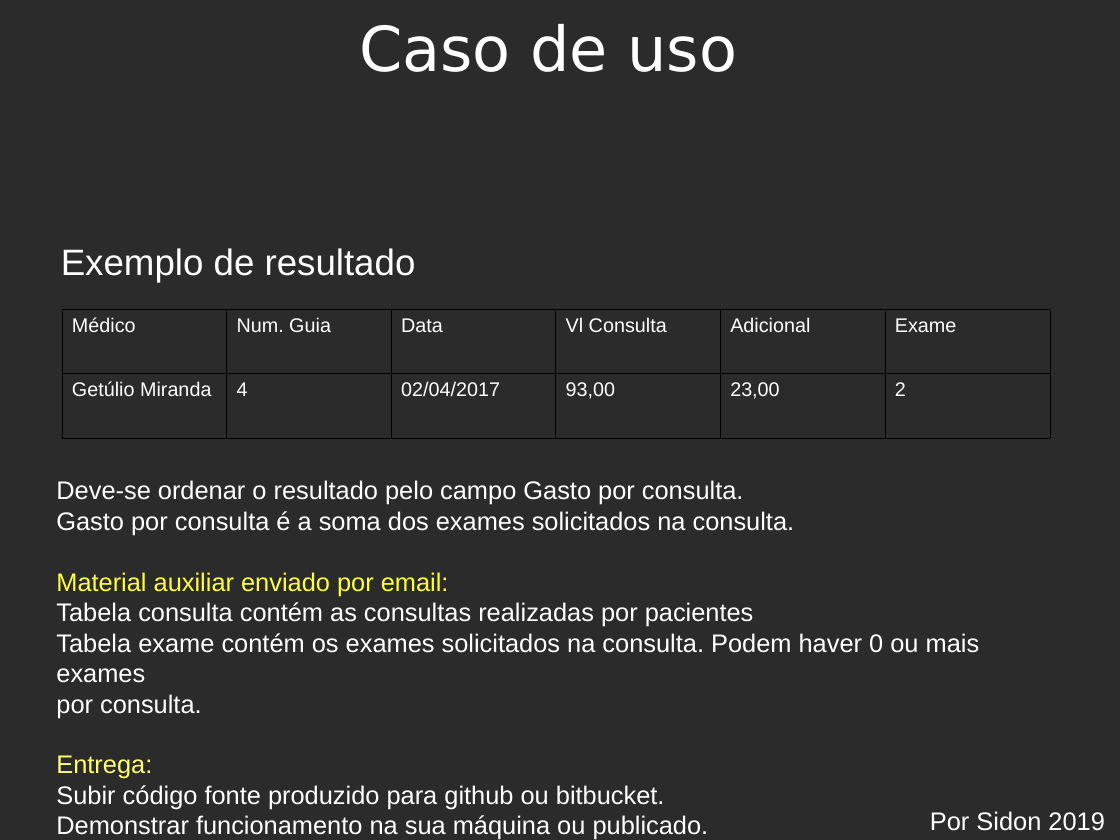
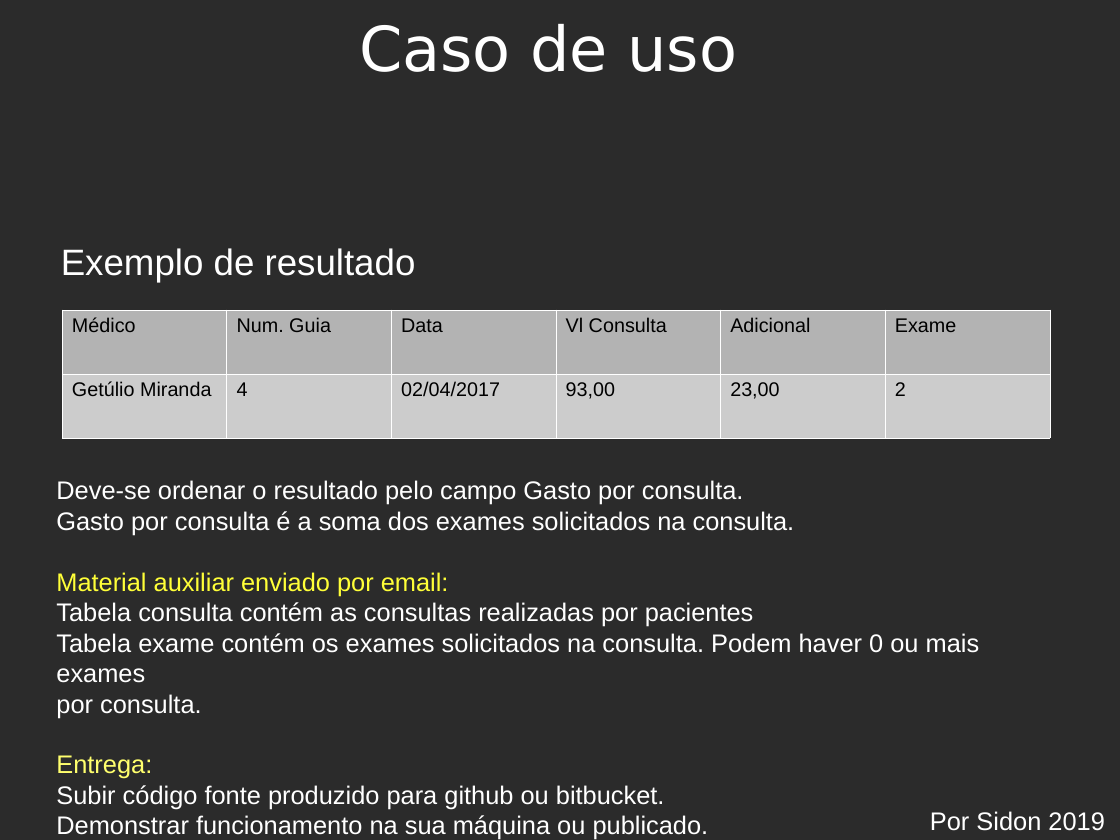
Before and after one commit to Sidon/desafio-mapes, a slide deck: slide 3 of doc/apresentacao_mapes.odp. Drawn at 1120x840 pixels with LibreOffice and Linux fonts; fonts in the diff are those of the drawing; background and template pictures are left out; a plain dark background stands for a picture behind light text. Boxes give left, top, right and bottom in pixels: in the first picture for what was removed or moved away, otherwise in the second. Text is boxed around its words. In the diff, an @@ line names an element or a change of style, - is before the commit and + after.

```diff
--- a/doc/apresentacao_mapes.odp
+++ b/doc/apresentacao_mapes.odp
@@ table at (62, 310, 1051, 438) @@
@@ fill none to #B3B3B3 in row 1 @@
@@ fill none to #CCCCCC in row 2 @@
@@ text colour #FFFFFF to #000000 @@
@@ borders changed @@
```
Also in this commit, not shown: 3 other slides changed, 3 slides added, 1 other file.
